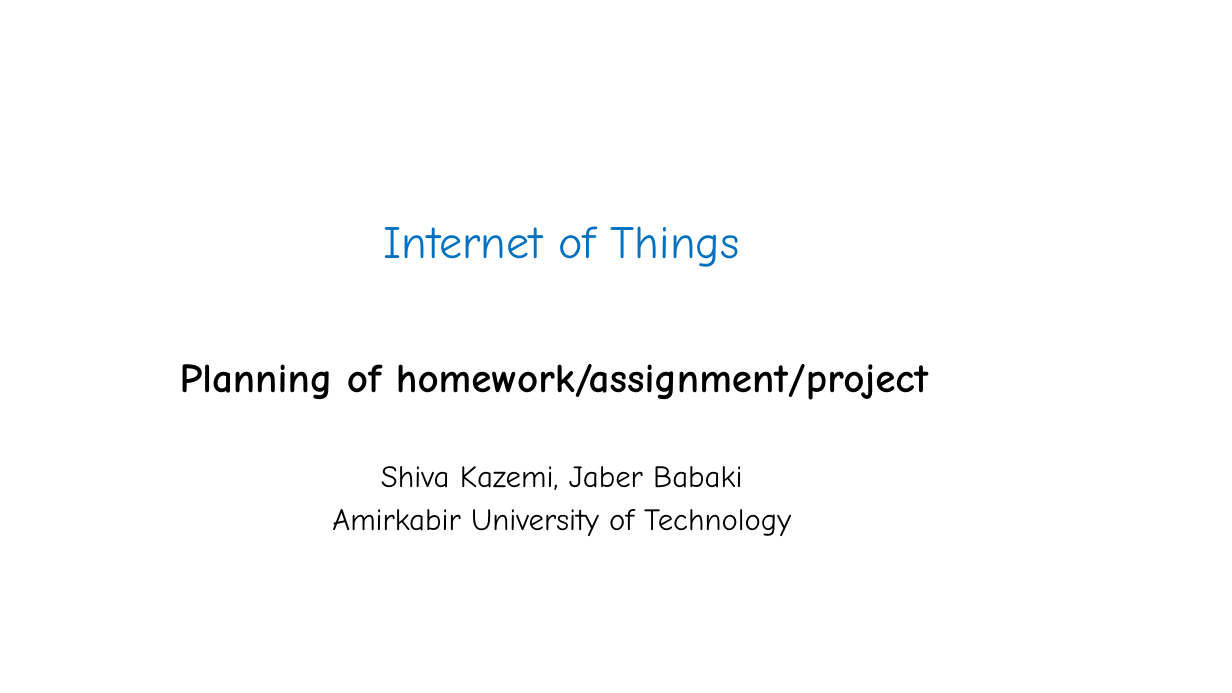
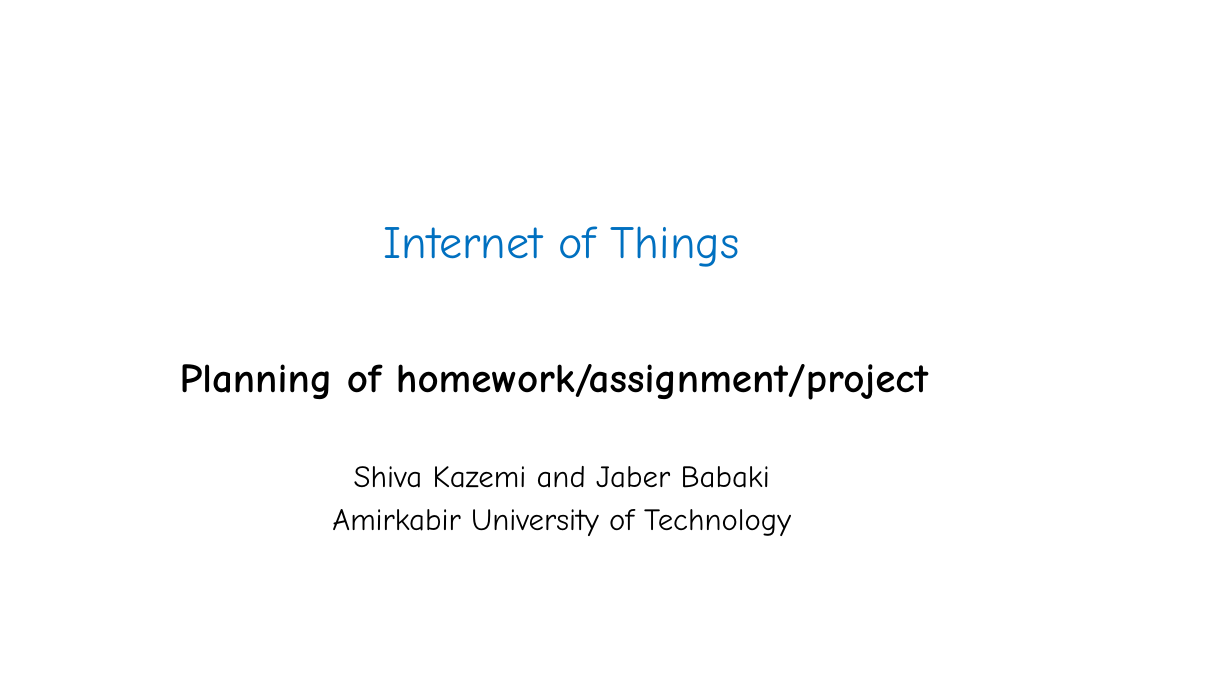
Before and after one commit to JaberBabaki/Introduction-to-IoT-Spring-2020, a slide deck: slide 1 of TA/TA.pptx. Drawn at 1232x693 pixels with LibreOffice and Linux fonts; fonts in the diff are those of the drawing; background and template pictures are left out. Boxes give left, top, right and bottom in pixels: in the first picture for what was removed or moved away, otherwise in the second. Text is boxed around its words. In the diff, an @@ line names an element or a change of style, - is before the commit and + after.

```diff
--- a/TA/TA.pptx
+++ b/TA/TA.pptx
@@ subtitle at [354,466,770,488]: text changed @@
-Shiva Kazemi, Jaber Babaki
+Shiva Kazemi and Jaber Babaki
```
Also in this commit, not shown: 3 other slides changed, 2 slides added, 1 slide removed, 1 other file.
